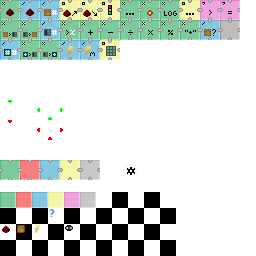
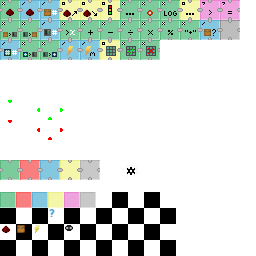
Layer changes from the first 256x256 image to the second:
painted on "icons.png" over bbox(120, 40, 160, 60)
